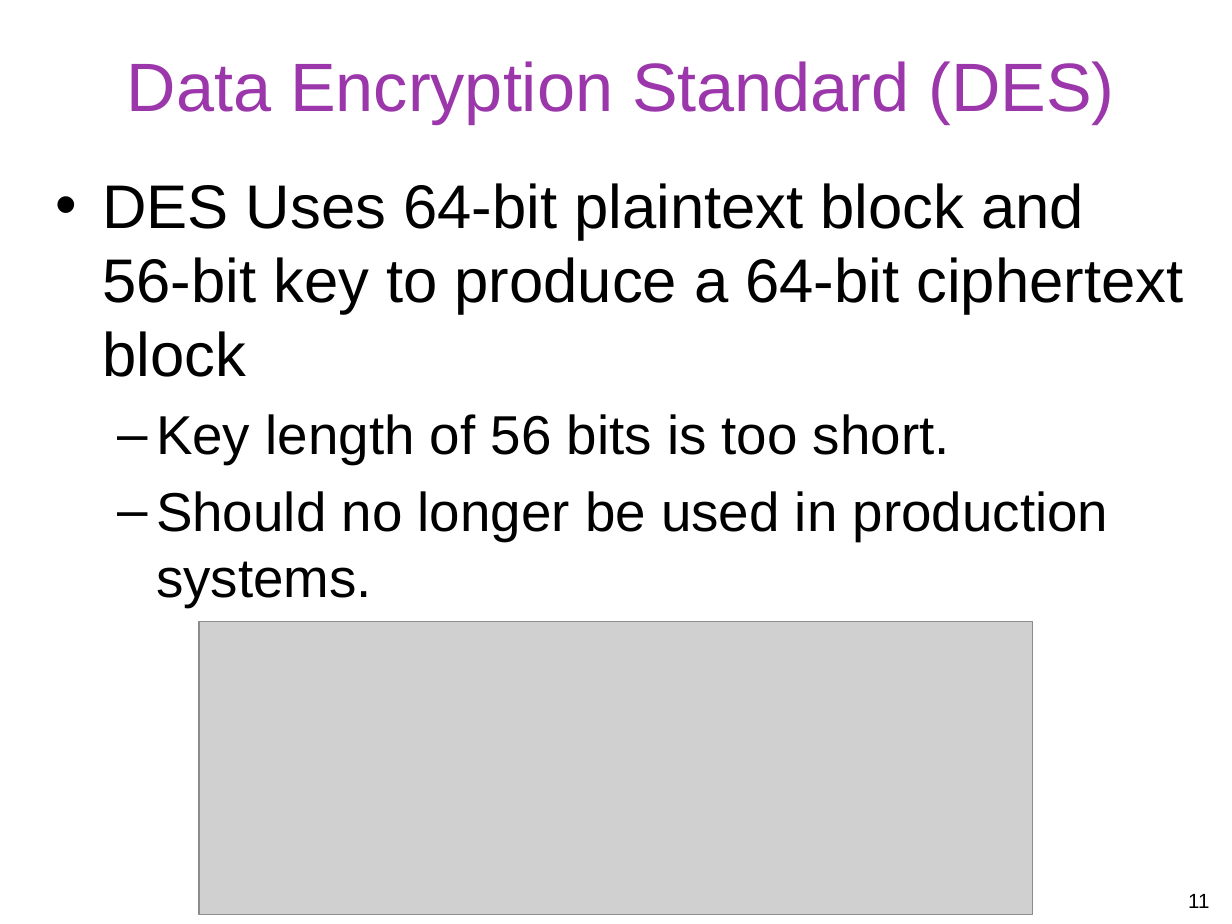
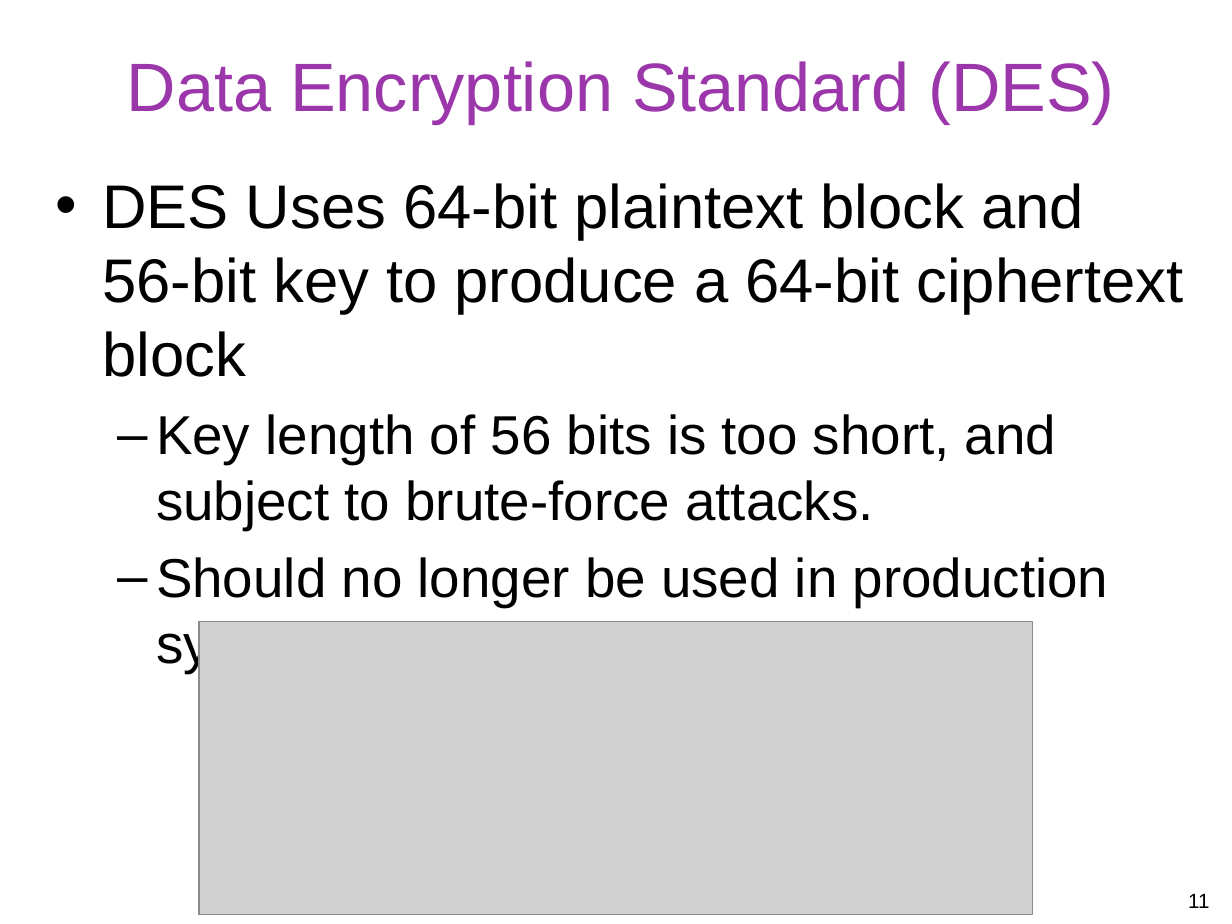
Before and after one commit to gulaoshi/gu.github.io, a slide deck: slide 11 of InfoSec/PPTs/L2-CH02-Cryptograpic Tools.pptx. Drawn at 1232x924 pixels with LibreOffice and Linux fonts; fonts in the diff are those of the drawing; grey boxes stand for pictures. Boxes give left, top, right and bottom in pixels: in the first picture for what was removed or moved away, otherwise in the second. Text is boxed around its words. In the diff, an @@ line names an element or a change of style, - is before the commit and + after.

```diff
--- a/InfoSec/PPTs/L2-CH02-Cryptograpic Tools.pptx
+++ b/InfoSec/PPTs/L2-CH02-Cryptograpic Tools.pptx
@@ text at (x1=156, y1=414, x2=1056, y2=530): text changed @@
-  – Key length of 56 bits is too short.
+  – Key length of 56 bits is too short, and subject to brute-force attacks.
```
Also in this commit, not shown: 5 other slides changed, 1 slide added, 2 other files.
